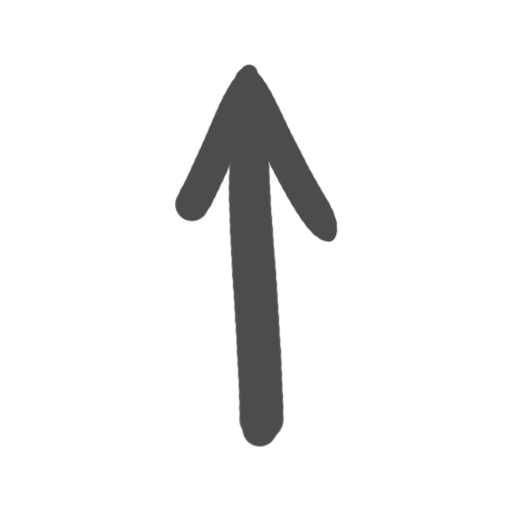
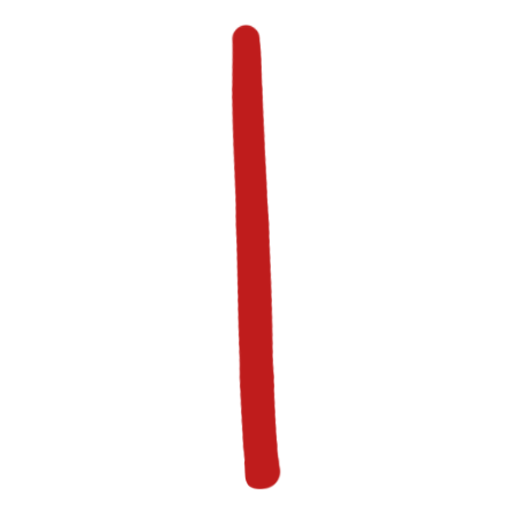
Revision of a layered 512px x 512px image; what changed, layer by layer:
hid "Arrow" over [174, 64, 338, 448]
added layer "VerticalR" above "VerticalY" over [231, 24, 282, 490]
